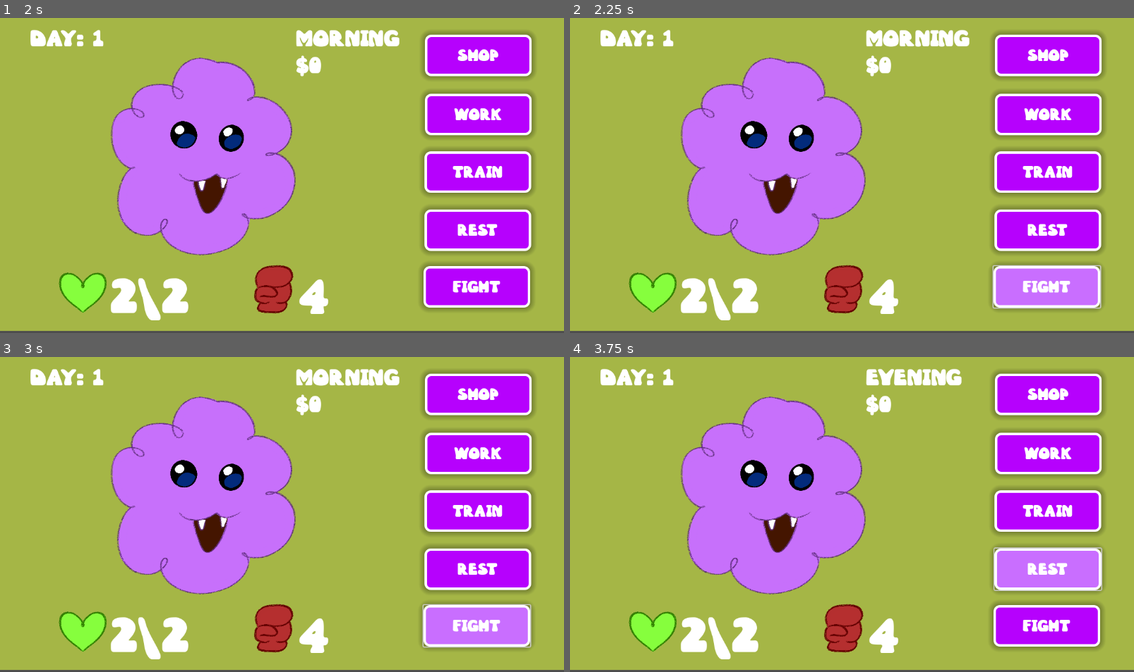
Above: before the commit, frames 1-4 (two rows, left to right).
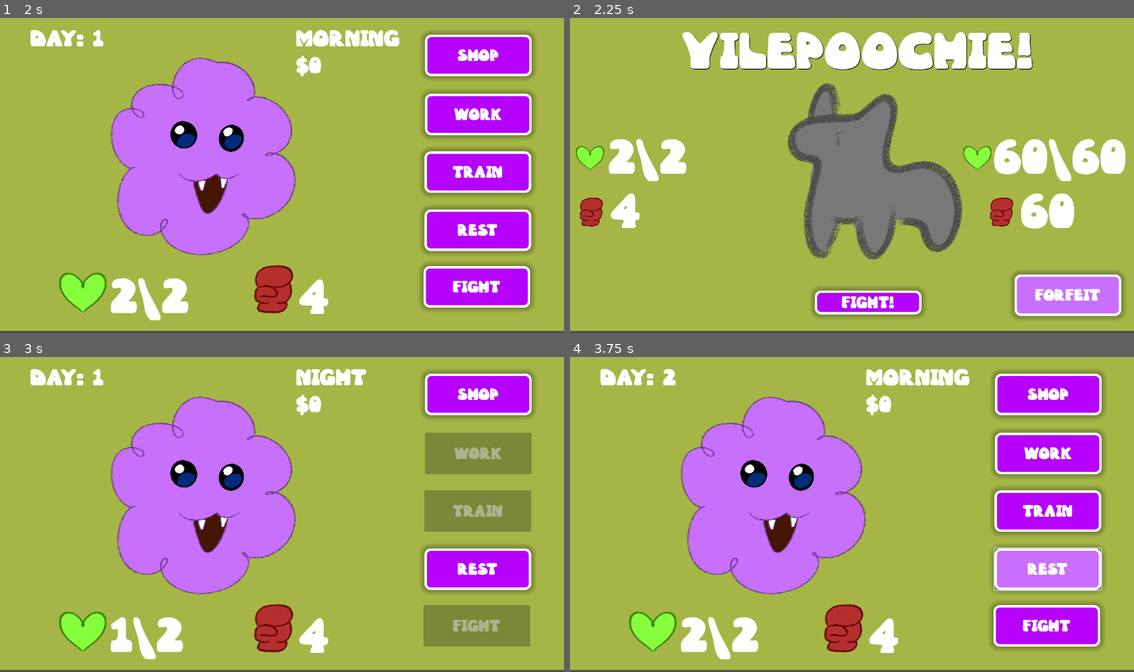
Above: after the commit, the same moments.

Repository: umilton-git/LittleBit
Game: Godot game, scene res://Scenes/ui_main.tscn
Same seed, same stepped clock (60 frames per second), same inputs: the game is played once before the commit and once after it.
Inputs (mouse positions are in pixels of both pictures, inside the frame that each line leads up to):
- Up to frame 1 (2 s): click "Start Game" at 0.5 s; click "Wimble" at 1.25 s
- Up to frame 2 (2.25 s): click "Fight" at 2 s
- Up to frame 3 (3 s): click (496, 634) at 2.75 s, where only the run after the commit has a clickable "Forfeit"
- Up to frame 4 (3.75 s): click "Rest" at 3.5 s

Frame 1 is identical in both runs. In frame 2, 48% of the frame differs, in the area x 1-99%, y 3-96%; in frame 3, 10%; in frame 4, 0.5%.

Commit message:
Added winning!

Diff:
--- /dev/null
+++ b/Scenes/battle.gd
@@ -0,0 +1,15 @@
+extends Button
+
+var was_pressed = false
+
+func _ready():
+	connect("pressed", Callable(self, "_on_button_pressed"))
+
+
+func _on_button_pressed():
+	Global.currStam -= Global.enempow
+	if Global.currStam <= 0:
+		Global.lose()
+	Global.enemstamcurr -= Global.currPwr
+	if Global.enemstamcurr <= 0:
+		get_tree().change_scene_to_file("res://Scenes/you_win.tscn")
--- /dev/null
+++ b/Scenes/button_fight.gd
@@ -0,0 +1,19 @@
+extends Button
+
+var was_pressed = false
+
+func _ready():
+	connect("pressed", Callable(self, "_on_button_pressed"))
+	if Global.currTod == Global.TOD.Night && Global.Day < 10:
+		disabled = true
+	else:
+		disabled = false
+
+func _process(delta):
+	if Global.currTod == Global.TOD.Night && Global.Day < 10:
+		disabled = true
+	else:
+		disabled = false
+
+func _on_button_pressed():
+	get_tree().change_scene_to_file("res://Scenes/fight.tscn")
--- /dev/null
+++ b/Scenes/enem_pow.gd
@@ -0,0 +1,7 @@
+extends Label
+
+func _ready():
+	update_label()
+
+func update_label():
+	text = str(Global.enempow)
--- /dev/null
+++ b/Scenes/enem_stam.gd
@@ -0,0 +1,7 @@
+extends Label
+
+func _ready():
+	text = str(Global.enemstamcurr) + "\\" + str(Global.enemstammax)
+
+func _process(delta):
+	text = str(Global.enemstamcurr) + "\\" + str(Global.enemstammax)
--- /dev/null
+++ b/Scenes/fight.tscn
@@ -0,0 +1,164 @@
+[gd_scene load_steps=14 format=3 uid="uid://cjlpyt3x8d0re"]
+
+[ext_resource type="FontFile" uid="uid://kf5x4r6vkl0k" path="res://Fonts/WOBBLES_.ttf" id="1_b1d61"]
+[ext_resource type="StyleBox" uid="uid://dxc1rhosqgl31" path="res://Styles/textbox_pressed.tres" id="2_iin7n"]
+[ext_resource type="Script" path="res://Scripts/stam_label.gd" id="2_pdb0v"]
+[ext_resource type="StyleBox" uid="uid://cfk3cthf276cl" path="res://Styles/textbox_hover.tres" id="3_bgrs5"]
+[ext_resource type="Script" path="res://Scenes/enem_stam.gd" id="3_wn23j"]
+[ext_resource type="Script" path="res://Scripts/pow_label.gd" id="3_ww01n"]
+[ext_resource type="StyleBox" uid="uid://cw7t27okt7475" path="res://Styles/textbox.tres" id="4_k0v31"]
+[ext_resource type="Texture2D" uid="uid://dy32yvjm1h3ih" path="res://Img/UI/Stamina.png" id="4_kla5h"]
+[ext_resource type="Script" path="res://Scenes/enem_pow.gd" id="4_ww01n"]
+[ext_resource type="Script" path="res://Scenes/forfeit.gd" id="5_624cx"]
+[ext_resource type="Texture2D" uid="uid://cx1e4pib47w3x" path="res://Img/UI/Power.png" id="5_b1d61"]
+[ext_resource type="Texture2D" uid="uid://ttwnm4hy4xyh" path="res://Img/Bits/Vilepoochie.png" id="7_624cx"]
+[ext_resource type="Script" path="res://Scenes/battle.gd" id="12_kla5h"]
+
+[node name="UIMain" type="Node2D"]
+
+[node name="ColorRect" type="ColorRect" parent="."]
+offset_right = 1153.0
+offset_bottom = 644.0
+color = Color(0.6466, 0.71456, 0.275998, 1)
+
+[node name="StamLabel" type="Label" parent="ColorRect"]
+offset_left = 79.0
+offset_top = 229.0
+offset_right = 133.0
+offset_bottom = 344.0
+theme_override_fonts/font = ExtResource("1_b1d61")
+theme_override_font_sizes/font_size = 75
+text = "5"
+script = ExtResource("2_pdb0v")
+
+[node name="Stamina2" type="Sprite2D" parent="ColorRect"]
+position = Vector2(832, 286)
+scale = Vector2(0.03, 0.03)
+texture = ExtResource("4_kla5h")
+
+[node name="Stamina" type="Sprite2D" parent="ColorRect"]
+position = Vector2(41, 286)
+scale = Vector2(0.03, 0.03)
+texture = ExtResource("4_kla5h")
+
+[node name="Power" type="Sprite2D" parent="ColorRect"]
+position = Vector2(43, 400)
+scale = Vector2(0.03, 0.03)
+texture = ExtResource("5_b1d61")
+
+[node name="Power2" type="Sprite2D" parent="ColorRect"]
+position = Vector2(881, 400)
+scale = Vector2(0.03, 0.03)
+texture = ExtResource("5_b1d61")
+
+[node name="EnemStam" type="Label" parent="ColorRect"]
+offset_left = 866.0
+offset_top = 229.0
+offset_right = 920.0
+offset_bottom = 344.0
+theme_override_fonts/font = ExtResource("1_b1d61")
+theme_override_font_sizes/font_size = 75
+text = "5"
+script = ExtResource("3_wn23j")
+
+[node name="PowLabel" type="Label" parent="ColorRect"]
+offset_left = 83.0
+offset_top = 340.0
+offset_right = 137.0
+offset_bottom = 455.0
+theme_override_fonts/font = ExtResource("1_b1d61")
+theme_override_font_sizes/font_size = 75
+text = "5"
+script = ExtResource("3_ww01n")
+
+[node name="EnemPow" type="Label" parent="ColorRect"]
+offset_left = 921.0
+offset_top = 340.0
+offset_right = 975.0
+offset_bottom = 455.0
+theme_override_fonts/font = ExtResource("1_b1d61")
+theme_override_font_sizes/font_size = 75
+text = "5"
+script = ExtResource("4_ww01n")
+
+[node name="Forfeit" type="Button" parent="ColorRect"]
+layout_mode = 1
+anchors_preset = 8
+anchor_left = 0.5
+anchor_top = 0.5
+anchor_right = 0.5
+anchor_bottom = 0.5
+offset_left = 331.5
+offset_top = 206.0
+offset_right = 549.5
+offset_bottom = 291.0
+grow_horizontal = 2
+grow_vertical = 2
+theme_override_colors/font_hover_color = Color(1, 1, 1, 1)
+theme_override_colors/font_pressed_color = Color(0.49, 0.49, 0.49, 1)
+theme_override_colors/font_color = Color(1, 1, 1, 1)
+theme_override_fonts/font = ExtResource("1_b1d61")
+theme_override_font_sizes/font_size = 25
+theme_override_styles/hover_pressed_mirrored = ExtResource("2_iin7n")
+theme_override_styles/hover_pressed = ExtResource("2_iin7n")
+theme_override_styles/hover_mirrored = ExtResource("3_bgrs5")
+theme_override_styles/hover = ExtResource("3_bgrs5")
+theme_override_styles/pressed_mirrored = ExtResource("2_iin7n")
+theme_override_styles/pressed = ExtResource("2_iin7n")
+theme_override_styles/normal_mirrored = ExtResource("4_k0v31")
+theme_override_styles/normal = ExtResource("4_k0v31")
+text = "Forfeit"
+script = ExtResource("5_624cx")
+
+[node name="Battlebutton" type="Button" parent="ColorRect"]
+layout_mode = 1
+anchors_preset = 8
+anchor_left = 0.5
+anchor_top = 0.5
+anchor_right = 0.5
+anchor_bottom = 0.5
+offset_left = -76.5
+offset_top = 239.0
+offset_right = 141.5
+offset_bottom = 288.0
+grow_horizontal = 2
+grow_vertical = 2
+theme_override_colors/font_hover_color = Color(1, 1, 1, 1)
+theme_override_colors/font_pressed_color = Color(0.49, 0.49, 0.49, 1)
+theme_override_colors/font_color = Color(1, 1, 1, 1)
+theme_override_fonts/font = ExtResource("1_b1d61")
+theme_override_font_sizes/font_size = 25
+theme_override_styles/hover_pressed_mirrored = ExtResource("2_iin7n")
+theme_override_styles/hover_pressed = ExtResource("2_iin7n")
+theme_override_styles/hover_mirrored = ExtResource("3_bgrs5")
+theme_override_styles/hover = ExtResource("3_bgrs5")
+theme_override_styles/pressed_mirrored = ExtResource("2_iin7n")
+theme_override_styles/pressed = ExtResource("2_iin7n")
+theme_override_styles/normal_mirrored = ExtResource("4_k0v31")
+theme_override_styles/normal = ExtResource("4_k0v31")
+text = "FIGHT!"
+script = ExtResource("12_kla5h")
+
+[node name="Vilepoochie" type="Label" parent="ColorRect"]
+layout_mode = 1
+anchors_preset = 8
+anchor_left = 0.5
+anchor_top = 0.5
+anchor_right = 0.5
+anchor_bottom = 0.5
+offset_left = -312.5
+offset_top = -314.0
+offset_right = 333.5
+offset_bottom = -192.0
+grow_horizontal = 2
+grow_vertical = 2
+theme_override_colors/font_shadow_color = Color(0, 0, 0, 1)
+theme_override_fonts/font = ExtResource("1_b1d61")
+theme_override_font_sizes/font_size = 80
+text = "VILEPOOCHIE!"
+horizontal_alignment = 1
+
+[node name="Vilepoochie" type="Sprite2D" parent="."]
+position = Vector2(623, 316)
+scale = Vector2(0.2, 0.2)
+texture = ExtResource("7_624cx")
--- /dev/null
+++ b/Scenes/forfeit.gd
@@ -0,0 +1,9 @@
+extends Button
+
+var was_pressed = false
+
+func _ready():
+	connect("pressed", Callable(self, "_on_button_pressed"))
+
+func _on_button_pressed():
+	Global.lose()
--- a/Scenes/ui_home.tscn
+++ b/Scenes/ui_home.tscn
@@ -9,6 +9,7 @@
 [ext_resource type="Texture2D" uid="uid://cx1e4pib47w3x" path="res://Img/UI/Power.png" id="7_ggbsf"]
 [ext_resource type="Script" path="res://Scripts/stam_label.gd" id="8_ggbsf"]
 [ext_resource type="Script" path="res://Scripts/button_rest.gd" id="8_gwo3k"]
+[ext_resource type="Script" path="res://Scenes/button_fight.gd" id="8_m06mh"]
 [ext_resource type="Script" path="res://Scripts/button_shop.gd" id="9_6gvkx"]
 [ext_resource type="Script" path="res://Scripts/button_work.gd" id="9_6hnka"]
 [ext_resource type="Script" path="res://Scripts/button_train.gd" id="9_gd16w"]
@@ -66,6 +67,7 @@
 theme_override_styles/normal_mirrored = ExtResource("4_gwo3k")
 theme_override_styles/normal = ExtResource("4_gwo3k")
 text = "Fight"
+script = ExtResource("8_m06mh")
 
 [node name="Button_Rest" type="Button" parent="ColorRect"]
 layout_mode = 1
--- /dev/null
+++ b/Scenes/you_win.tscn
@@ -0,0 +1,62 @@
+[gd_scene load_steps=6 format=3 uid="uid://bsc8iukfodoj1"]
+
+[ext_resource type="FontFile" uid="uid://kf5x4r6vkl0k" path="res://Fonts/WOBBLES_.ttf" id="1_vmwke"]
+[ext_resource type="StyleBox" uid="uid://dxc1rhosqgl31" path="res://Styles/textbox_pressed.tres" id="2_1dtmv"]
+[ext_resource type="StyleBox" uid="uid://cfk3cthf276cl" path="res://Styles/textbox_hover.tres" id="3_xcfl7"]
+[ext_resource type="StyleBox" uid="uid://cw7t27okt7475" path="res://Styles/textbox.tres" id="4_4kwdl"]
+[ext_resource type="Script" path="res://Scripts/totitle.gd" id="5_l7h07"]
+
+[node name="UIMain" type="Node2D"]
+
+[node name="ColorRect" type="ColorRect" parent="."]
+offset_right = 1153.0
+offset_bottom = 644.0
+color = Color(0.6466, 0.71456, 0.275998, 1)
+
+[node name="Title" type="Button" parent="ColorRect"]
+layout_mode = 1
+anchors_preset = 8
+anchor_left = 0.5
+anchor_top = 0.5
+anchor_right = 0.5
+anchor_bottom = 0.5
+offset_left = -101.5
+offset_top = 67.0
+offset_right = 116.5
+offset_bottom = 152.0
+grow_horizontal = 2
+grow_vertical = 2
+theme_override_colors/font_hover_color = Color(1, 1, 1, 1)
+theme_override_colors/font_pressed_color = Color(0.49, 0.49, 0.49, 1)
+theme_override_colors/font_color = Color(1, 1, 1, 1)
+theme_override_fonts/font = ExtResource("1_vmwke")
+theme_override_font_sizes/font_size = 25
+theme_override_styles/hover_pressed_mirrored = ExtResource("2_1dtmv")
+theme_override_styles/hover_pressed = ExtResource("2_1dtmv")
+theme_override_styles/hover_mirrored = ExtResource("3_xcfl7")
+theme_override_styles/hover = ExtResource("3_xcfl7")
+theme_override_styles/pressed_mirrored = ExtResource("2_1dtmv")
+theme_override_styles/pressed = ExtResource("2_1dtmv")
+theme_override_styles/normal_mirrored = ExtResource("4_4kwdl")
+theme_override_styles/normal = ExtResource("4_4kwdl")
+text = "Title"
+script = ExtResource("5_l7h07")
+
+[node name="YouWin" type="Label" parent="ColorRect"]
+layout_mode = 1
+anchors_preset = 8
+anchor_left = 0.5
+anchor_top = 0.5
+anchor_right = 0.5
+anchor_bottom = 0.5
+offset_left = -322.5
+offset_top = -141.0
+offset_right = 323.5
+offset_bottom = -19.0
+grow_horizontal = 2
+grow_vertical = 2
+theme_override_colors/font_shadow_color = Color(0, 0, 0, 1)
+theme_override_fonts/font = ExtResource("1_vmwke")
+theme_override_font_sizes/font_size = 80
+text = "YOU WIN!"
+horizontal_alignment = 1
--- a/Scripts/global.gd
+++ b/Scripts/global.gd
@@ -25,9 +25,21 @@
 var TMillInc = 10
 var MSimPrice = 300
 var MSimInc = 1
+var enemstammax = 60
+var enemstamcurr = 60
+var enempow = 60
 
 func update_label(label: Label):
 	label.text = str(Global.currStam) + "\\" + str(Global.maxStam)
 
 func update_timersecs():
 	timersecs = maxStam * 2
+
+func lose():
+	Global.enemstamcurr = 60
+	Global.currStam = 1
+	if Global.Day < 10:
+		Global.currTod = Global.TOD.Night
+		get_tree().change_scene_to_file("res://Scenes/ui_home.tscn")
+	else:
+		get_tree().change_scene_to_file("res://Scenes/game_over.tscn")
Binary file added: Img/Bits/Vilepoochie.png
Not shown, added: Img/Bits/Vilepoochie.png.import
Not shown: 1 places in Scenes/ui_home.tscn that only renumber resources
